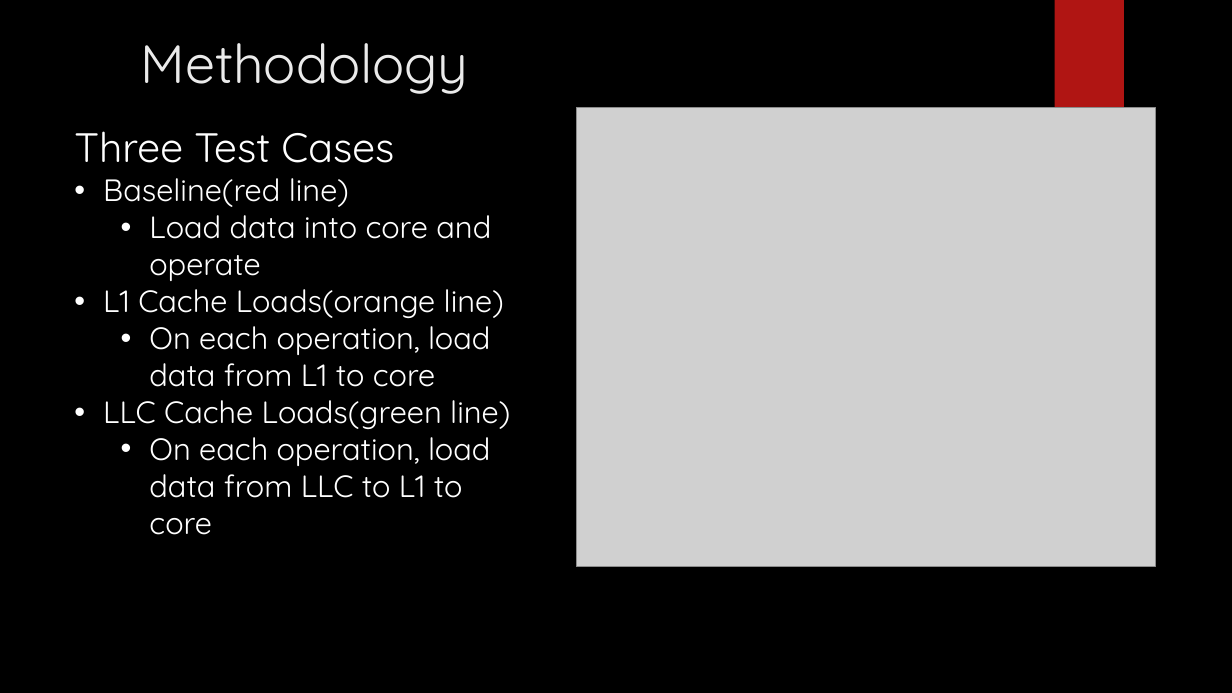
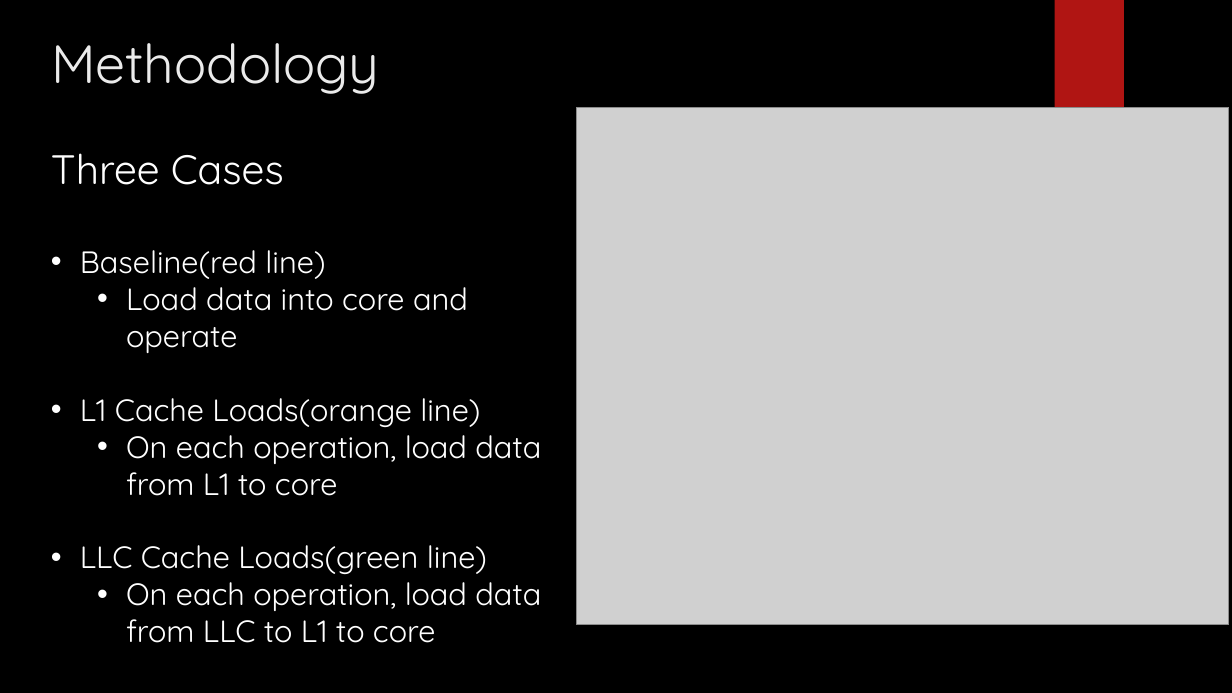
Before and after one commit to jasongraalum/CS533_Spring2018_Group2_Project, a slide deck: slide 4 of documents/Outline for Presentation.pptx (slide 5 before the commit). Drawn at 1232x693 pixels with LibreOffice and Linux fonts; fonts in the diff are those of the drawing; grey boxes stand for pictures; background and template pictures are left out. Boxes give left, top, right and bottom in pixels: in the first picture for what was removed or moved away, otherwise in the second. Text is boxed around its words. In the diff, an @@ line names an element or a change of style, - is before the commit and + after.

Commit message:
Updated PPT for Methodology

```diff
--- a/documents/Outline for Presentation.pptx
+++ b/documents/Outline for Presentation.pptx
@@ title "Methodology" moved from (x1=141, y1=43, x2=469, y2=94) to (x1=51, y1=43, x2=379, y2=94) @@
@@ picture resized from (x1=577, y1=107, x2=1156, y2=567) to (x1=577, y1=107, x2=1229, y2=625) @@
@@ text "Three Cases" moved from (x1=74, y1=131, x2=510, y2=535) to (x1=51, y1=153, x2=541, y2=643) @@
@@ text at (x1=51, y1=153, x2=284, y2=185): text changed @@
-Three Test Cases
+Three Cases
```
Also in this commit, not shown: 2 other slides changed, 2 slides added.
